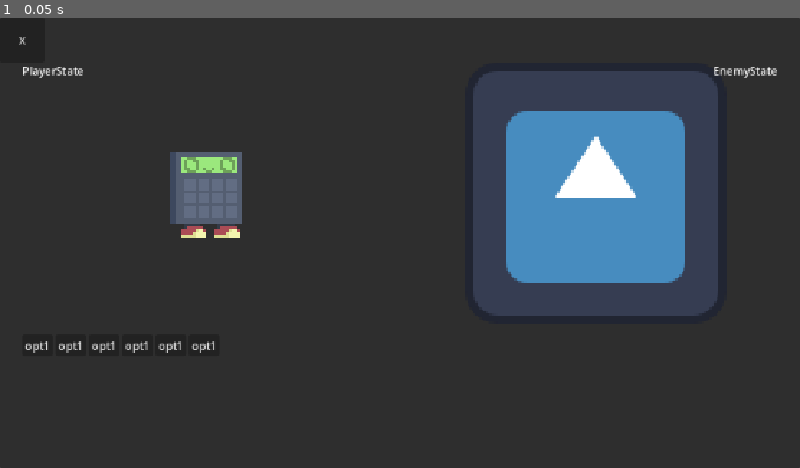
Above: before the commit, frame 1.
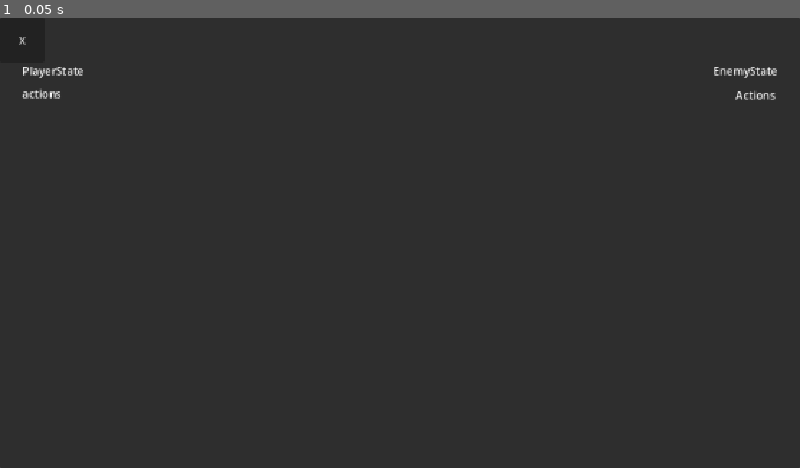
Above: after the commit, the same moment.

Repository: Mak-0001/calculator_rpg
Game: Godot game, scene res://scenes/world/arena.tscn
Two runs of this game, one before a commit and one after it. Both use one fixed random seed, a clock stepped at 60 frames per second and the inputs below. This scene is started directly instead of the project's main scene. The engine's default icon, where the game draws it, is replaced by a stand-in: a white triangle on a blue panel in a dark square.
Inputs:
- Up to frame 1 (0.05 s): no input

The runs differ from the first frame. In frame 1, 18% of the frame differs, in the area x 2-97%, y 11-75%.
Error before the commit: Invalid access to property or key 'enemy_res_file' on a base object of type 'Nil'. (res://scripts/world/arena.gd:31)
Error after the commit: Invalid access to property or key 'enemy_res_file' on a base object of type 'Nil'. (res://scripts/world/arena.gd:27)

Commit message:
battle_system_02

Diff:
--- /dev/null
+++ b/resources/abilities/plain_attack_ability.tres
@@ -0,0 +1,11 @@
+[gd_resource type="Resource" script_class="Ability" format=3 uid="uid://cu3ocbusljbjw"]
+
+[ext_resource type="Script" uid="uid://bg6p80306oe5c" path="res://scripts/resources_templates/ability_template.gd" id="1_td2gp"]
+
+[resource]
+resource_local_to_scene = true
+script = ExtResource("1_td2gp")
+ability_name = "Zwykły atak"
+min_damage = 2
+max_damage = 4
+metadata/_custom_type_script = "uid://bg6p80306oe5c"
--- /dev/null
+++ b/resources/abilities/run_away_ability.tres
@@ -0,0 +1,10 @@
+[gd_resource type="Resource" script_class="Ability" format=3 uid="uid://badxoxq6mdagg"]
+
+[ext_resource type="Script" uid="uid://bs4m0lrsamkjo" path="res://resources/abilities/run_away_script.gd" id="1_25nx1"]
+[ext_resource type="Script" uid="uid://bg6p80306oe5c" path="res://scripts/resources_templates/ability_template.gd" id="2_8it7h"]
+
+[resource]
+script = ExtResource("2_8it7h")
+ability_name = "Ucieczka"
+ability_script = ExtResource("1_25nx1")
+metadata/_custom_type_script = "uid://bg6p80306oe5c"
--- /dev/null
+++ b/resources/abilities/run_away_script.gd
@@ -0,0 +1,6 @@
+extends AbilityScript;
+
+func main(_source: Ability) -> int:
+	print("coward");
+	SignalBus.battle_to_end.emit()
+	return 0;
--- /dev/null
+++ b/resources/enemy_resource/enemy_placeholder_res.tres
@@ -0,0 +1,8 @@
+[gd_resource type="Resource" script_class="EnemyFileResource" format=3 uid="uid://bdc33rxcnghuf"]
+
+[ext_resource type="Script" uid="uid://dtsw0yp6uycmi" path="res://scripts/resources_templates/enemy_resource_template.gd" id="1_rcnpk"]
+
+[resource]
+script = ExtResource("1_rcnpk")
+enemy_name = "Pimpuś"
+metadata/_custom_type_script = "uid://dtsw0yp6uycmi"
--- a/scenes/enemies_scenes/enemy_placeholder.tscn
+++ b/scenes/enemies_scenes/enemy_placeholder.tscn
@@ -1,6 +1,7 @@
 [gd_scene format=3 uid="uid://b3456871yuu6s"]
 
 [ext_resource type="Script" uid="uid://c0knta7plt0na" path="res://scripts/enemies_script/enemy_placeholder.gd" id="1_31ldk"]
+[ext_resource type="Resource" uid="uid://bdc33rxcnghuf" path="res://resources/enemy_resource/enemy_placeholder_res.tres" id="2_gyood"]
 [ext_resource type="PackedScene" uid="uid://bw2jy27jk50n3" path="res://scenes/others/interact_area.tscn" id="2_vx872"]
 [ext_resource type="Texture2D" uid="uid://trfjvsv101ib" path="res://icon.svg" id="3_vx872"]
 
@@ -9,6 +10,7 @@
 
 [node name="EnemyPlaceholder" type="CharacterBody2D" unique_id=1448996320]
 script = ExtResource("1_31ldk")
+enemy_res_file = ExtResource("2_gyood")
 aligment = -1
 
 [node name="Area" parent="." unique_id=1107595560 instance=ExtResource("2_vx872")]
--- a/scenes/player/player_main.tscn
+++ b/scenes/player/player_main.tscn
@@ -2,6 +2,9 @@
 
 [ext_resource type="Script" uid="uid://c66ubcum0x6x4" path="res://scripts/player/player_main.gd" id="1_enew3"]
 [ext_resource type="Texture2D" uid="uid://csuqaxlqnnlyc" path="res://assets/sprites/kalki_calc.png" id="2_enew3"]
+[ext_resource type="Script" uid="uid://bg6p80306oe5c" path="res://scripts/resources_templates/ability_template.gd" id="2_ny572"]
+[ext_resource type="Resource" uid="uid://badxoxq6mdagg" path="res://resources/abilities/run_away_ability.tres" id="3_oe6oa"]
+[ext_resource type="Resource" uid="uid://cu3ocbusljbjw" path="res://resources/abilities/plain_attack_ability.tres" id="4_o2egm"]
 
 [sub_resource type="RectangleShape2D" id="RectangleShape2D_yf5fn"]
 size = Vector2(24, 30)
@@ -90,6 +93,7 @@
 collision_layer = 512
 collision_mask = 4
 script = ExtResource("1_enew3")
+ability_list = Array[ExtResource("2_ny572")]([ExtResource("3_oe6oa"), ExtResource("4_o2egm")])
 
 [node name="Camera2D" type="Camera2D" parent="." unique_id=154347732]
 zoom = Vector2(3, 3)
--- a/scenes/world/arena.tscn
+++ b/scenes/world/arena.tscn
@@ -2,8 +2,6 @@
 
 [ext_resource type="Script" uid="uid://dsicro41qsiqc" path="res://scripts/world/arena.gd" id="1_ldtp4"]
 [ext_resource type="Script" uid="uid://cem73yjqklbfe" path="res://scripts/others/button_to_lobby.gd" id="1_pbd5s"]
-[ext_resource type="Texture2D" uid="uid://bgv0nuobsqv3o" path="res://assets/sprites/calc1.png" id="3_cquxp"]
-[ext_resource type="Texture2D" uid="uid://trfjvsv101ib" path="res://icon.svg" id="4_uv0gy"]
 
 [node name="Arena" type="CanvasLayer" unique_id=1533754064]
 layer = 0
@@ -47,12 +45,12 @@
 size_flags_vertical = 3
 alignment = 1
 
-[node name="Container" type="Control" parent="Panel/MarginContainer/VBoxContainer/HBoxContainer" unique_id=1334251951]
+[node name="FramePlayer" type="Control" parent="Panel/MarginContainer/VBoxContainer/HBoxContainer" unique_id=1334251951]
+unique_name_in_owner = true
 layout_mode = 2
 size_flags_horizontal = 3
 
-[node name="SpritePlayer" type="TextureRect" parent="Panel/MarginContainer/VBoxContainer/HBoxContainer/Container" unique_id=1183682221]
-unique_name_in_owner = true
+[node name="sprite" type="TextureRect" parent="Panel/MarginContainer/VBoxContainer/HBoxContainer/FramePlayer" unique_id=1183682221]
 texture_filter = 1
 custom_minimum_size = Vector2(64, 128)
 layout_mode = 0
@@ -62,27 +60,32 @@
 offset_bottom = 252.0
 size_flags_horizontal = 3
 size_flags_vertical = 4
-texture = ExtResource("3_cquxp")
 stretch_mode = 5
 flip_h = true
 
-[node name="LabelPlayer" type="Label" parent="Panel/MarginContainer/VBoxContainer/HBoxContainer/Container" unique_id=891729242]
-unique_name_in_owner = true
+[node name="label" type="Label" parent="Panel/MarginContainer/VBoxContainer/HBoxContainer/FramePlayer" unique_id=891729242]
 layout_mode = 0
 offset_right = 40.0
 offset_bottom = 23.0
 text = "PlayerState"
 
+[node name="actions" type="Label" parent="Panel/MarginContainer/VBoxContainer/HBoxContainer/FramePlayer" unique_id=1684747414]
+layout_mode = 0
+offset_top = 33.0
+offset_right = 40.0
+offset_bottom = 56.0
+text = "actions"
+
 [node name="VSeparator" type="VSeparator" parent="Panel/MarginContainer/VBoxContainer/HBoxContainer" unique_id=1300494624]
 layout_mode = 2
 theme_override_constants/separation = 32
 
-[node name="Container2" type="Control" parent="Panel/MarginContainer/VBoxContainer/HBoxContainer" unique_id=1540712982]
+[node name="FrameEnemy" type="Control" parent="Panel/MarginContainer/VBoxContainer/HBoxContainer" unique_id=1540712982]
+unique_name_in_owner = true
 layout_mode = 2
 size_flags_horizontal = 3
 
-[node name="SpriteEnemy" type="TextureRect" parent="Panel/MarginContainer/VBoxContainer/HBoxContainer/Container2" unique_id=1320951029]
-unique_name_in_owner = true
+[node name="sprite" type="TextureRect" parent="Panel/MarginContainer/VBoxContainer/HBoxContainer/FrameEnemy" unique_id=1320951029]
 texture_filter = 1
 layout_mode = 1
 anchors_preset = 15
@@ -92,11 +95,9 @@
 grow_vertical = 2
 size_flags_horizontal = 3
 size_flags_vertical = 3
-texture = ExtResource("4_uv0gy")
 stretch_mode = 5
 
-[node name="LabelEnemy" type="Label" parent="Panel/MarginContainer/VBoxContainer/HBoxContainer/Container2" unique_id=456399768]
-unique_name_in_owner = true
+[node name="label" type="Label" parent="Panel/MarginContainer/VBoxContainer/HBoxContainer/FrameEnemy" unique_id=456399768]
 layout_mode = 1
 anchors_preset = 1
 anchor_left = 1.0
@@ -106,35 +107,24 @@
 grow_horizontal = 0
 text = "EnemyState"
 
-[node name="VBoxContainer" type="GridContainer" parent="Panel/MarginContainer/VBoxContainer" unique_id=2096489142]
+[node name="actions" type="Label" parent="Panel/MarginContainer/VBoxContainer/HBoxContainer/FrameEnemy" unique_id=1834256527]
+layout_mode = 1
+anchors_preset = 1
+anchor_left = 1.0
+anchor_right = 1.0
+offset_left = -43.0
+offset_top = 35.0
+offset_right = -3.0
+offset_bottom = 58.0
+grow_horizontal = 0
+text = "Actions"
+
+[node name="PlayerOptions" type="GridContainer" parent="Panel/MarginContainer/VBoxContainer" unique_id=2096489142]
+unique_name_in_owner = true
 custom_minimum_size = Vector2(0, 128)
 layout_mode = 2
 size_flags_horizontal = 3
 columns = 6
 
-[node name="Button" type="Button" parent="Panel/MarginContainer/VBoxContainer/VBoxContainer" unique_id=341371236]
-layout_mode = 2
-text = "opt1"
-
-[node name="Button2" type="Button" parent="Panel/MarginContainer/VBoxContainer/VBoxContainer" unique_id=235804447]
-layout_mode = 2
-text = "opt1"
-
-[node name="Button3" type="Button" parent="Panel/MarginContainer/VBoxContainer/VBoxContainer" unique_id=186602766]
-layout_mode = 2
-text = "opt1"
-
-[node name="Button4" type="Button" parent="Panel/MarginContainer/VBoxContainer/VBoxContainer" unique_id=1867077149]
-layout_mode = 2
-text = "opt1"
-
-[node name="Button5" type="Button" parent="Panel/MarginContainer/VBoxContainer/VBoxContainer" unique_id=553983234]
-layout_mode = 2
-text = "opt1"
-
-[node name="Button6" type="Button" parent="Panel/MarginContainer/VBoxContainer/VBoxContainer" unique_id=1835931125]
-layout_mode = 2
-text = "opt1"
-
 [connection signal="ready" from="." to="." method="_on_ready"]
 [connection signal="pressed" from="Panel/Button" to="Panel/Button" method="_on_pressed"]
--- a/scenes/world/room1.tscn
+++ b/scenes/world/room1.tscn
@@ -4,14 +4,9 @@
 [ext_resource type="Script" uid="uid://d30mfjqe7xl0p" path="res://scripts/world/room.gd" id="1_r3iy5"]
 [ext_resource type="PackedScene" uid="uid://b3456871yuu6s" path="res://scenes/enemies_scenes/enemy_placeholder.tscn" id="2_cmstx"]
 [ext_resource type="PackedScene" uid="uid://jadnhxbu1cm0" path="res://scenes/others/gate.tscn" id="3_qhaqp"]
-[ext_resource type="Script" uid="uid://dtsw0yp6uycmi" path="res://scripts/resources_templates/enemy_resource_template.gd" id="3_s4jst"]
+[ext_resource type="Resource" uid="uid://bdc33rxcnghuf" path="res://resources/enemy_resource/enemy_placeholder_res.tres" id="3_s4jst"]
 [ext_resource type="Resource" uid="uid://dtcrmg5v2faik" path="res://resources/door_keys/lobby_room1.tres" id="5_4iskc"]
 [ext_resource type="TileSet" uid="uid://cvtuwghernbhj" path="res://resources/tilemap_resources/tileset_v1.tres" id="7_s4jst"]
-
-[sub_resource type="Resource" id="Resource_cmstx"]
-script = ExtResource("3_s4jst")
-enemy_name = "Pimpuś"
-metadata/_custom_type_script = "uid://dtsw0yp6uycmi"
 
 [sub_resource type="RectangleShape2D" id="RectangleShape2D_1y6sv"]
 
@@ -20,7 +15,7 @@
 
 [node name="EnemyPlaceholder" parent="." unique_id=1448996320 instance=ExtResource("2_cmstx")]
 position = Vector2(-127, 1)
-enemy_res_file = SubResource("Resource_cmstx")
+enemy_res_file = ExtResource("3_s4jst")
 
 [node name="PlayerMain" parent="." unique_id=1867720141 instance=ExtResource("1_o6xkw")]
 
--- a/scripts/classes/enemy.gd
+++ b/scripts/classes/enemy.gd
@@ -9,16 +9,21 @@
 		max_health = enemy_res_file.enemy_max_health
 		current_health = enemy_res_file.enemy_max_health
 @export var aligment: ALIGMENT;
-var enemy_icon_path: String;
-var max_health: int;
-var current_health: int:
-	set(value):
-		current_health = value;
 
 func start_battle() -> void:
 	SignalBus.battle_to_start.emit(
 		self
 	);
 
-func connect_enemy_icon_path(texture_res: Texture2D):
-	enemy_icon_path = texture_res.resource_path
+func my_turn():
+	var att_ind = randi_range(0, len(ability_list) - 1);
+	return ability_list[att_ind];
+
+func connect_interaction(area: InteractArea):
+	match aligment:
+		ALIGMENT.FRIENDLY:
+			pass
+		ALIGMENT.NEUTRAL:
+			area.interact_now.connect(start_battle);
+		ALIGMENT.AGGRESIVE, ALIGMENT.TOTAL_AGGRESSIVE:
+			area.player_interact.connect(start_battle);
--- a/scripts/classes/entity.gd
+++ b/scripts/classes/entity.gd
@@ -6,8 +6,32 @@
 enum TRANSPORT {IDLE = 1, RUN = 2, FREEZE = 3, SPECIAL = -1, STEALTH = 4}
 enum ALIGMENT {FRIENDLY = 1, NEUTRAL = 0, AGGRESIVE = -1, TOTAL_AGGRESSIVE = -2}
 
+@export var ability_list: Array[Ability];
+#@icon()
 
-#@icon()
+var max_health: int = 10:
+	set(value):
+		current_health = value;
+		max_health = value;
+var current_health: int = 10:
+	set(value):
+		current_health = clamp(value, 0 , max_health);
+		if(value <= 0):
+			die();
+
+var action_count: int;
+var actions_per_turn: int = 1;
+
+var icon_path: String;
+
+func connect_icon_text(texture_res: Texture2D):
+	icon_path = texture_res.resource_path;
+
+func connect_icon_path(texture_res: String):
+	icon_path = texture_res;
+
+func my_turn():
+	pass
 
 func die():
 	print("I died");
--- a/scripts/enemies_script/enemy_placeholder.gd
+++ b/scripts/enemies_script/enemy_placeholder.gd
@@ -6,14 +6,8 @@
 func _on_ready() -> void:
 	set_process(false);
 	#enemy_icon_path = ($Sprite2D.texture as Texture2D).resource_path;
-	connect_enemy_icon_path($Sprite2D.texture);
-	match aligment:
-		ALIGMENT.FRIENDLY:
-			pass
-		ALIGMENT.NEUTRAL:
-			area.interact_now.connect(start_battle);
-		ALIGMENT.AGGRESIVE, ALIGMENT.TOTAL_AGGRESSIVE:
-			area.player_interact.connect(start_battle)
+	connect_icon_text($Sprite2D.texture);
+	connect_interaction(area);
 
 func _on_area_player_entered() -> void:
 	player_here = true
--- a/scripts/global_scripts/battle_menager.gd
+++ b/scripts/global_scripts/battle_menager.gd
@@ -8,7 +8,12 @@
 var enemy_node: Enemy;
 var enemy_res: EnemyFileResource;
 
+var attack_instance: Object;
+
+enum WHOSE_TURN {PLAYER = 1, ENEMY = 0, OTHER = -1};
+
 func _on_ready() -> void:
+	attack_instance = Object.new();
 	SignalBus.battle_to_start.connect(start_battle);
 
 func go_to_battle() -> void:
--- a/scripts/player/player_main.gd
+++ b/scripts/player/player_main.gd
@@ -12,18 +12,10 @@
 var curr_direction : POSS_DIRECTION;
 var can_interact: bool = true;
 
-@export var max_health: int = 10:
-	set(value):
-		current_health = value;
-		max_health = value;
-var current_health: int:
-	set(value):
-		current_health = clamp(value, 0 , max_health);
-		if(value <= 0):
-			die();
 
 #region basics
 func _on_ready() -> void:
+	connect_icon_path("res://assets/sprites/calc1.png");
 	GameMenager.playerNode = self;
 	SignalBus.room_changed.connect(enter_room);
 	SignalBus.battle_to_start.connect(battle_ready);
--- /dev/null
+++ b/scripts/resources_templates/ability_script_template.gd
@@ -0,0 +1,6 @@
+extends Object;
+class_name AbilityScript;
+
+func main(source: Ability) -> int:
+	print(source.ability_name + ": " + str(source.min_damage));
+	return 0;
--- /dev/null
+++ b/scripts/resources_templates/ability_template.gd
@@ -0,0 +1,21 @@
+extends Resource;
+class_name Ability;
+
+@export var ability_name: String;
+@export var ability_cost: int = 1;
+@export_category("akcja")
+@export var min_damage: int;
+@export var max_damage: int;
+@export var extra: Dictionary;
+@export var ability_script: Script;
+
+var attack_instance: Object;
+
+func ability_main() -> int:
+	attack_instance = Object.new();
+	if(ability_script):
+		attack_instance.set_script(ability_script);
+	else:
+		attack_instance.set_script(AbilityScript.new().get_script());
+	var output: int = (attack_instance as AbilityScript).main(self);
+	return output;
--- a/scripts/world/arena.gd
+++ b/scripts/world/arena.gd
@@ -1,11 +1,7 @@
 extends CanvasLayer
 class_name Arena
 
-@onready var sprite_player: TextureRect = %SpritePlayer
-@onready var label_player: Label = %LabelPlayer
-
-@onready var sprite_enemy: TextureRect = %SpriteEnemy
-@onready var label_enemy: Label = %LabelEnemy
+@onready var player_options: GridContainer = %PlayerOptions
 
 var player: PlayerMain;
 var enemy: Enemy;
@@ -29,11 +25,31 @@
 	player = player_temp;
 	enemy = enemy_temp;
 	TransitionScript.show_folder(enemy.enemy_res_file.enemy_name);
-	sprite_player.texture = load("res://assets/sprites/calc1.png")
-	sprite_enemy.texture = load(enemy.enemy_icon_path);
-	label_player.text = "Health:{cur_hp}/{max_hp}".format({"cur_hp": player.current_health, "max_hp": player.max_health});
-	label_enemy.text = "Health:{cur_hp}/{max_hp}".format({"cur_hp": enemy.current_health, "max_hp": enemy.max_health});
+	#sprite_player.texture = load("res://assets/sprites/calc1.png")
+	#sprite_enemy.texture = load(enemy.enemy_icon_path);
+	#label_player.text = "Health:{cur_hp}/{max_hp}".format({"cur_hp": player.current_health, "max_hp": player.max_health});
+	#label_enemy.text = "Health:{cur_hp}/{max_hp}".format({"cur_hp": enemy.current_health, "max_hp": enemy.max_health});
+	render_battle_profile(player);
+	render_battle_profile(enemy);
 	await get_tree().create_timer(0.5).timeout;
 	TransitionScript.fade_out(Color(0,0,255));
 	await TransitionScript.fade_out_complete;
 	self.layer = 1;
+
+func render_battle_profile(entit: Entity):
+	var container: Control = %FramePlayer if entit is PlayerMain else %FrameEnemy;
+	var sprite = container.find_child("sprite");
+	var label = container.find_child("label");
+	var actions = container.find_child("actions");
+
+	sprite.texture = load(entit.icon_path);
+	label.text = "Health:{cur_hp}/{max_hp}".format({"cur_hp": entit.current_health, "max_hp": entit.max_health});
+	actions.text = "Actions:{cur_act}/{max_act}".format({"cur_act": entit.action_count, "max_act": entit.actions_per_turn});
+
+
+	if(entit is PlayerMain):
+		for ab in entit.ability_list:
+			var btn_temp = Button.new();
+			btn_temp.text = ab.ability_name;
+			player_options.add_child(btn_temp);
+			btn_temp.pressed.connect(ab.ability_main);
Not shown, added: resources/abilities/run_away_script.gd.uid
Not shown, added: scripts/resources_templates/ability_script_template.gd.uid
Not shown, added: scripts/resources_templates/ability_template.gd.uid
